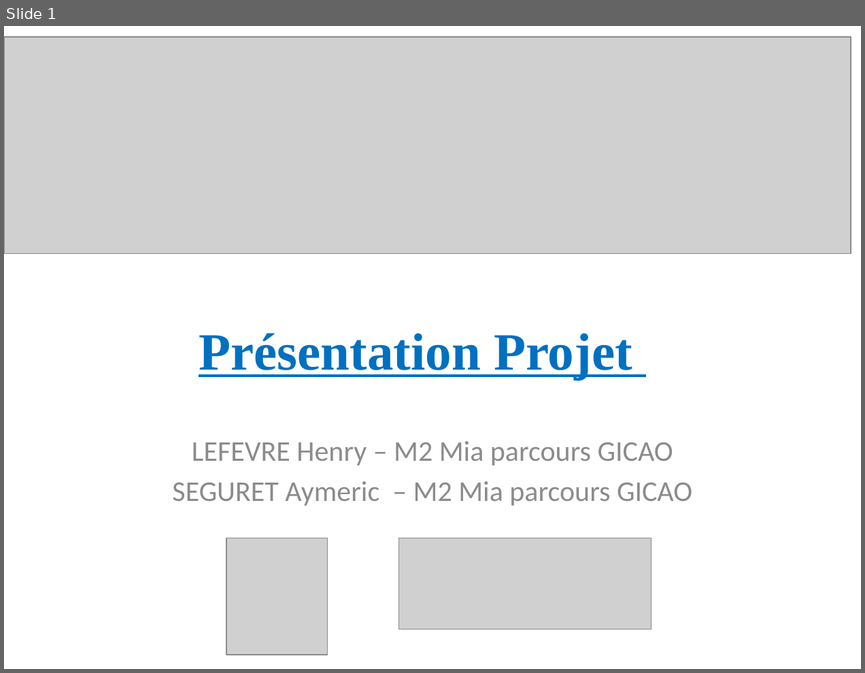
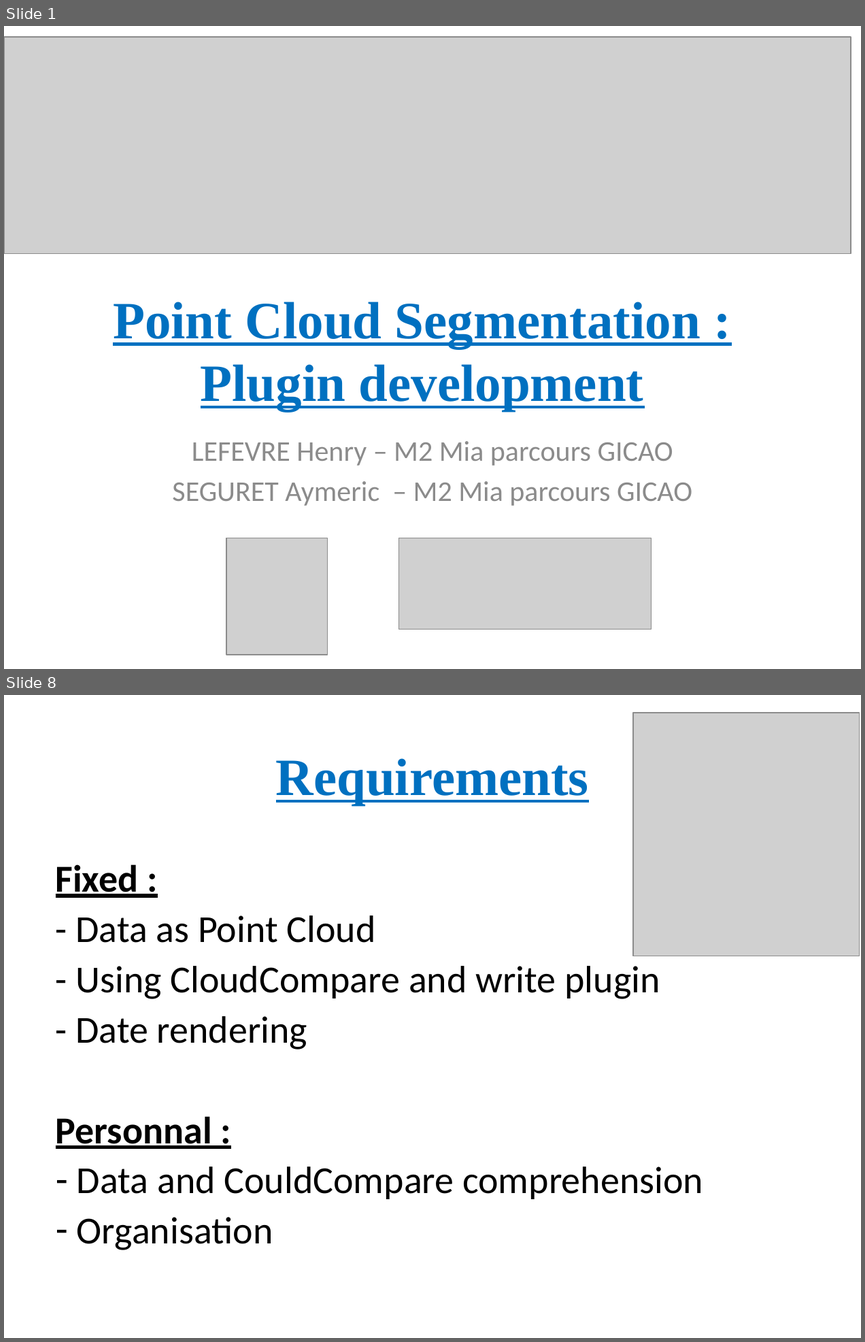
Before and after one commit to Mric26/M2-S1, a slide deck: Projet/Presentation.pptx. Shown one above the other, each under a label of ours: slide 1 before the commit, slides 1 and 8 after it; the slides between them are not shown. The pictures are 865x673 and 865x1342 pixels, drawn with LibreOffice and Linux fonts; fonts in the diff are those of the drawing; grey boxes stand for pictures. Boxes give left, top, right and bottom in pixels: in the first picture for what was removed or moved away, otherwise in the second. Text is boxed around its words. In the diff, an @@ line names an element or a change of style, - is before the commit and + after.

Commit message:
projet

```diff
--- a/Projet/Presentation.pptx
+++ b/Projet/Presentation.pptx
@@ slide 8 added at [4,695,861,1338], background #FFFFFF @@
@@ picture added at [633,713,859,955] @@
@@ title added at [276,758,589,805], 44 pt, text #0070C0, bold, underline @@
+Requirements
@@ text added at [56,864,703,1250], 32 pt, text #000000 @@
+Fixed :
+- Data as Point Cloud
+- Using CloudCompare and write plugin
+- Date rendering
+Personnal :
+– Data and CouldCompare comprehension
+– Organisation
@@ slide 1 changed as well @@
@@ title at [113,301,700,411]: text changed @@
-Présentation Projet
+Point Cloud Segmentation :
+Plugin development
```
Also in this commit, not shown: 11 other slides added, 4 slides removed, 1 other file.
